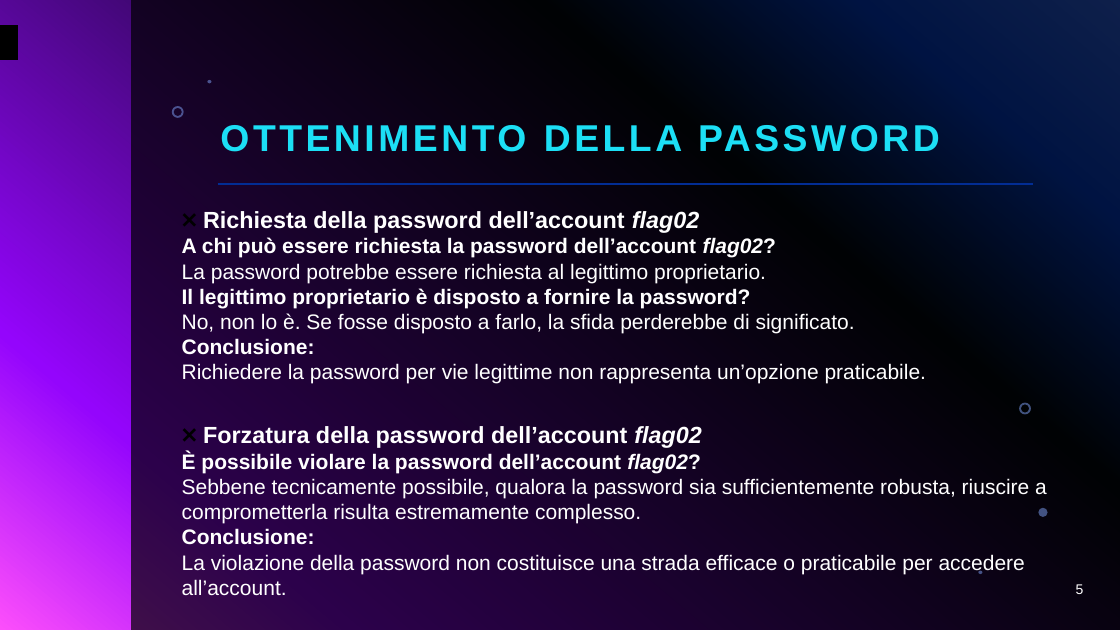
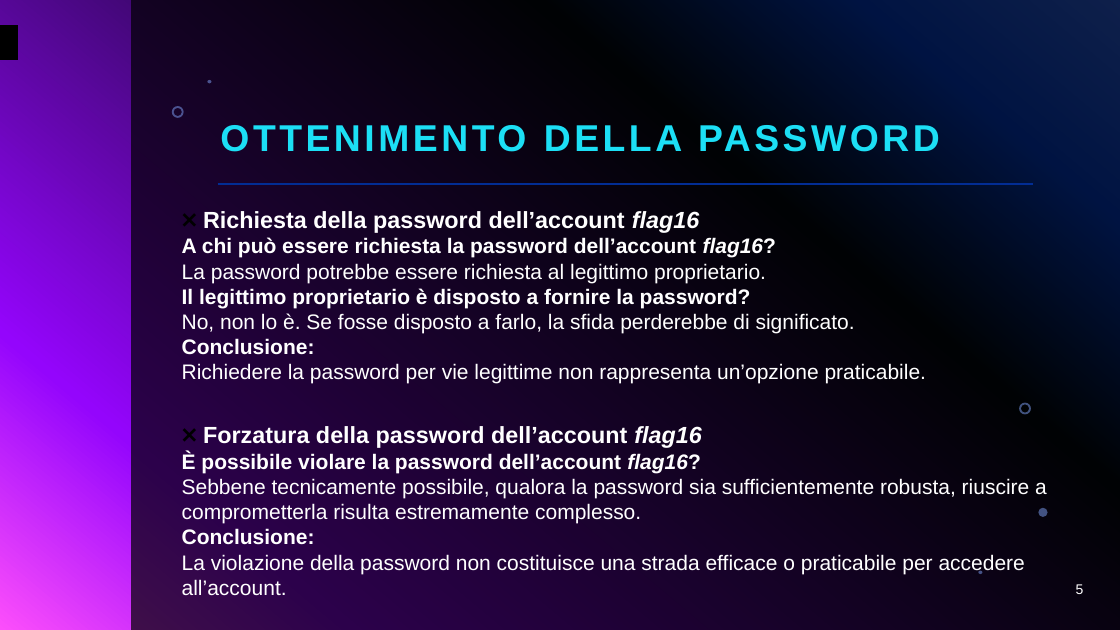
Before and after one commit to giorgiosiniscalchi/Nebula16-ITA, a slide deck: slide 5 of Presentazione Nebula16.pptx. Drawn at 1120x630 pixels with LibreOffice and Linux fonts; fonts in the diff are those of the drawing; background and template pictures are left out. Boxes give left, top, right and bottom in pixels: in the first picture for what was removed or moved away, otherwise in the second. Text is boxed around its words. In the diff, an @@ line names an element or a change of style, - is before the commit and + after.

```diff
--- a/Presentazione Nebula16.pptx
+++ b/Presentazione Nebula16.pptx
@@ text at (182,211,776,283): text changed @@
-❌ Richiesta della password dell’account flag02
-A chi può essere richiesta la password dell’account flag02?
-La password potrebbe essere richiesta al legittimo proprietario.
+❌ Richiesta della password dell’account flag16
+A chi può essere richiesta la password dell’account flag16?
+La password potrebbe essere richiesta al legittimo proprietario.
@@ text at (182,426,1047,524): text changed @@
-❌ Forzatura della password dell’account flag02
-È possibile violare la password dell’account flag02?
-Sebbene tecnicamente possibile, qualora la password sia sufficientemente robusta, riuscire a comprometterla risulta estremamente complesso.
+❌ Forzatura della password dell’account flag16
+È possibile violare la password dell’account flag16?
+Sebbene tecnicamente possibile, qualora la password sia sufficientemente robusta, riuscire a comprometterla risulta estremamente complesso.
```
Also in this commit, not shown: 5 other slides changed.
